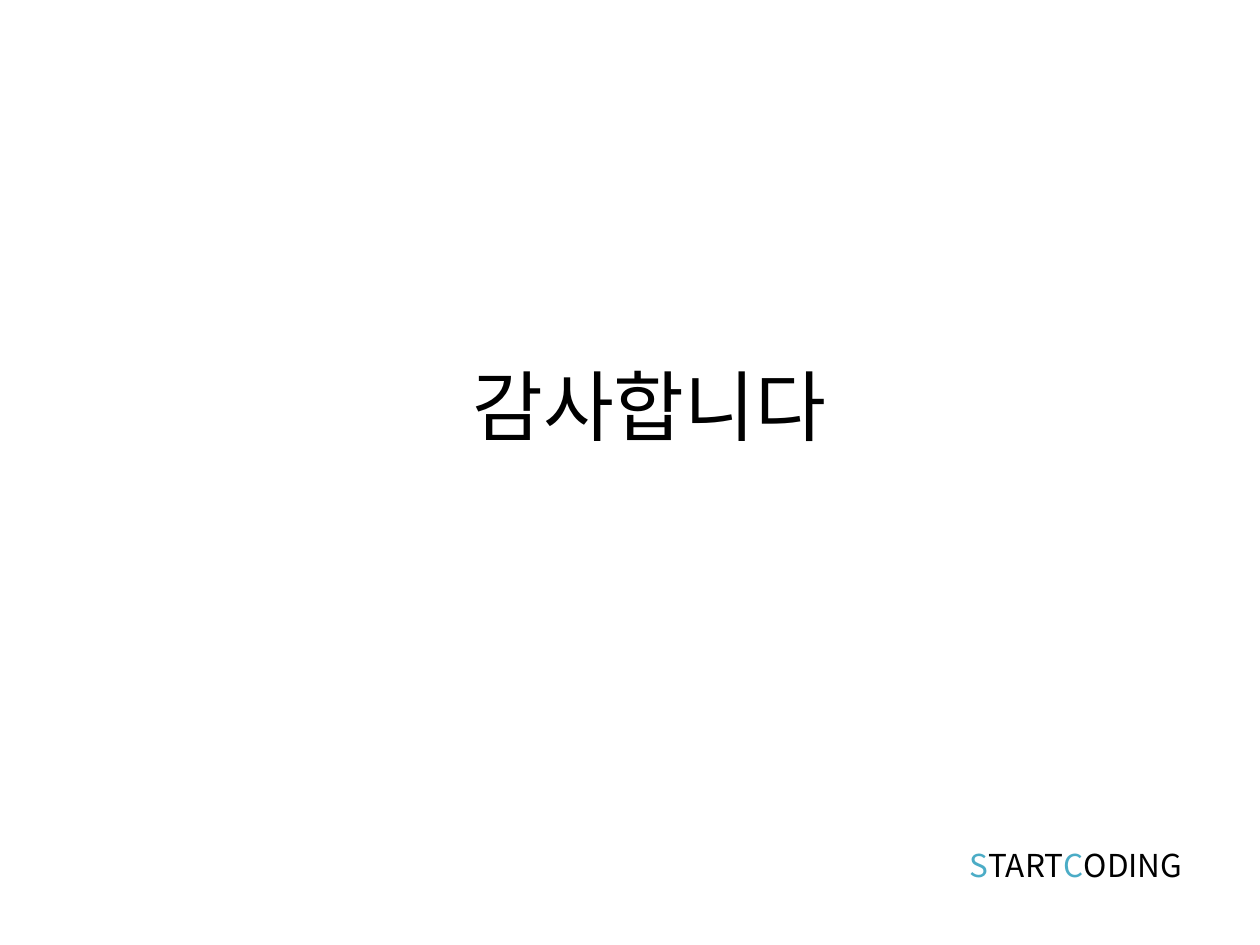
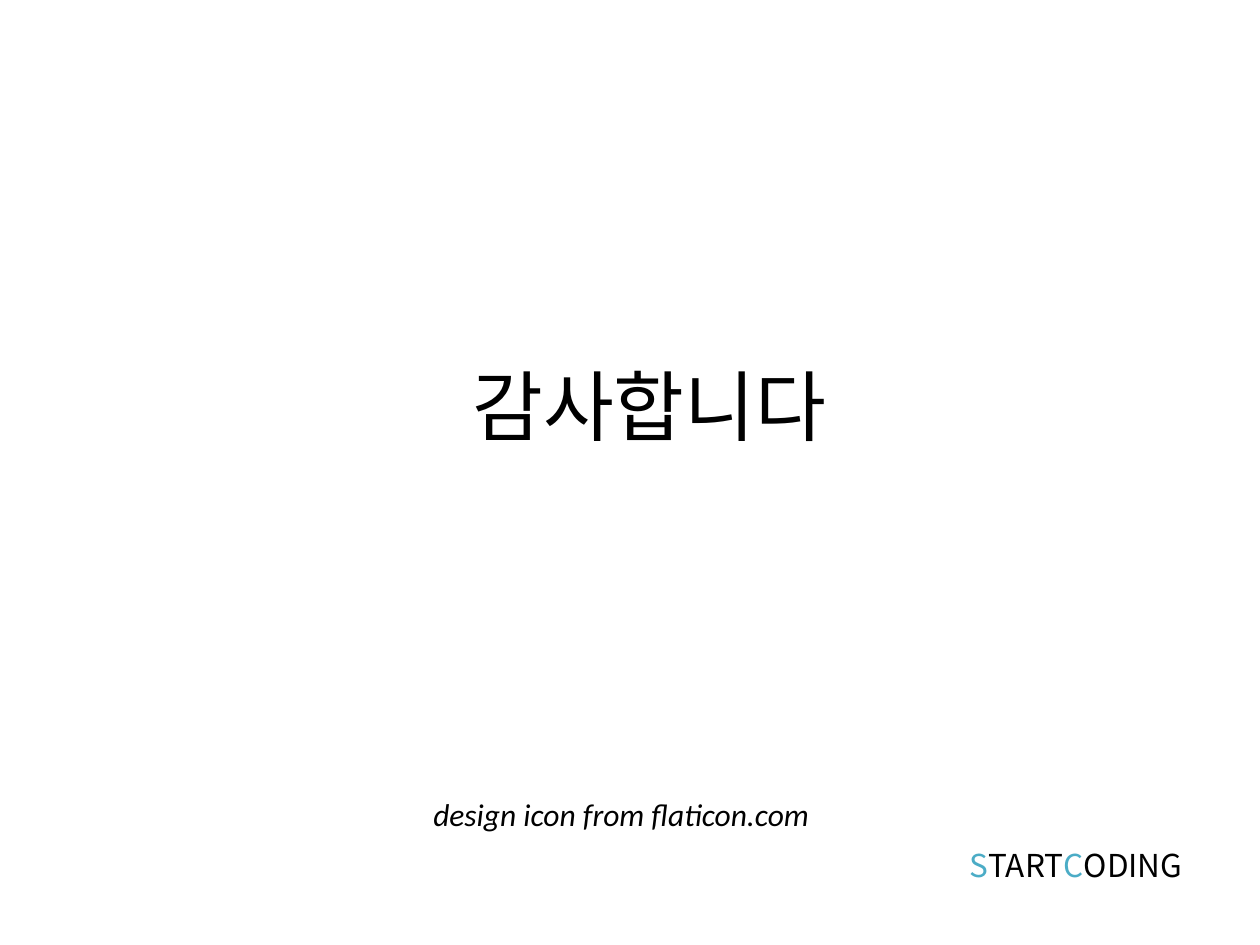
Before and after one commit to kwonkijun/web, a slide deck: slide 16 of 프론트엔드기초(PPT)/CSS3 2강_CSS 셀렉터.pptx. Drawn at 1260x945 pixels with LibreOffice and Linux fonts; fonts in the diff are those of the drawing. Boxes give left, top, right and bottom in pixels: in the first picture for what was removed or moved away, otherwise in the second. Text is boxed around its words. In the diff, an @@ line names an element or a change of style, - is before the commit and + after.

```diff
--- a/프론트엔드기초(PPT)/CSS3 2강_CSS 셀렉터.pptx
+++ b/프론트엔드기초(PPT)/CSS3 2강_CSS 셀렉터.pptx
@@ text added at (433, 804, 808, 832), 18 pt, text #000000, italic @@
+design icon from flaticon.com
```
Also in this commit, not shown: 9 other slides changed, 29 other files.
